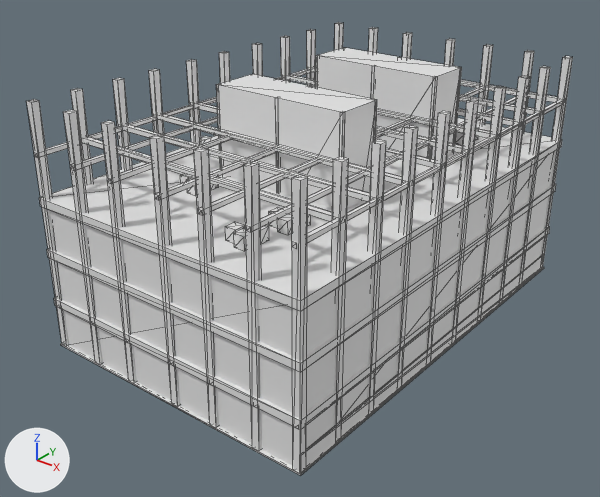
What one commit did to the OBJ model builderscene/building/bldg.obj.
Before and after are seen from a 50 mm lens placed at (30.4, -45.8, 29.3), pointed at (-2.0, -5.3, 4.2). The lights are fixed; the arrows at lower left show +X, +Y and +Z. Mesh edges are drawn as thin lines. Materials are left out; every surface is plain grey. Where no turn or scale is listed for an object, it has been applied to the vertices. Vertices at the same position are counted once.

Script lines for the objects in view, before the commit:
```python
me_bldg = bpy.data.meshes.new('bldg')
me_bldg.from_pydata(...)  # 1214 vertices, 1970 faces; spans x -17.4..9.4, y -19.5..10.5, z 0.0..16.2
me_bldg.materials.append(mat_material__32)
me_bldg.materials.append(mat_material__26)
me_bldg.materials.append(mat_material__30)
me_bldg.materials.append(mat_material__35)
me_bldg.materials.append(mat_material__29)
me_bldg.materials.append(mat_material__33)
me_bldg.materials.append(mat_material__28)
me_bldg.materials.append(mat_wire_108008136)
me_bldg.materials.append(mat_material__47)
me_bldg.materials.append(mat_material__93)
ob_bldg = bpy.data.objects.new('bldg', me_bldg)
ob_bldg.location = (0.0, 0.0, 0.0)
```
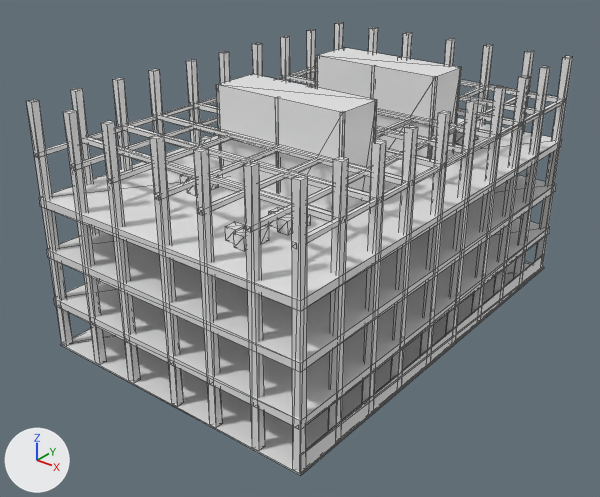
Changed parts and their boxes (x1, y1, x2, y2) in the pictures (600 x 497 px):
part 1 of me_bldg, deleted
    before: (49, 151, 555, 466)

The change, as a diff of the scene's bpy script:
```diff
--- a/builderscene/building/bldg.obj.py
+++ b/builderscene/building/bldg.obj.py
@@ me_bldg @@
 me_bldg.from_pydata(...)  # 1214 vertices, 1970 faces; spans x -17.4..9.4, y -19.5..10.5, z 0.0..16.2
 # used by ob_bldg; location = (0.0, 0.0, 0.0)
+# me_bldg part 1: the loose piece of 8 vertices spanning x -10.3..9.2, y -19.3..10.2, z 0.0..10.1 is deleted
```
